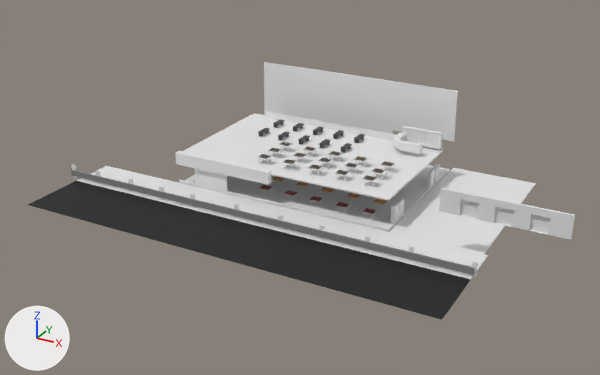
Renders of the Blender file Card shop.blend from each side of a commit.
Before and after are seen from a 50 mm lens placed at (78.6, -183.0, 90.4), pointed at (-17.4, -8.4, 3.1). Every picture has the same lights, and +X, +Y and +Z are marked at lower left.
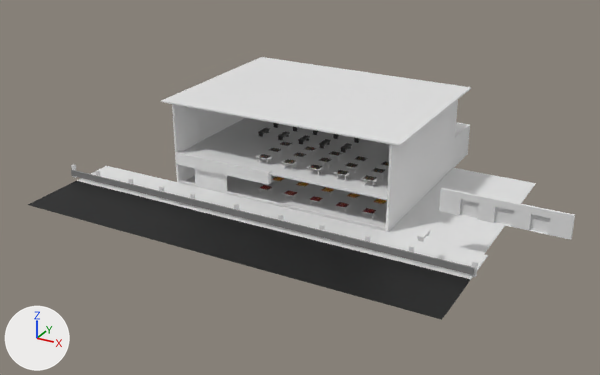
Edits to the bpy script that builds the scene:
```text
Add mat_material_003:
    mat_material_003 = principled_material('Material.003')
    mat_material_003.base_color = (0.8, 0.8, 0.8)  # white #e7e7e7
Add me_cube_059:
    me_cube_059.from_pydata(...)  # a box spanning x 0.5..1.0, y -20.0..21.8, z -1.0..5.9
    me_cube_059.materials.append(mat_material_003)  # white #e7e7e7
Change ob_wallright:
    remove ob_wallright.hide_set(True)
Change ob_wallleft:
    remove ob_wallleft.hide_set(True)
Change ob_upper:
    remove ob_upper.hide_set(True)
Add ob_cube_045:
    ob_cube_045 = bpy.data.objects.new('Cube.045', me_cube_059)
    ob_cube_045.location = (11.2, 37.4, 0.9)
    ob_cube_045.rotation_euler = (0.0, 0.0, -3.142)  # degrees (0, 0, -180)
    ob_cube_045.scale = (1.04, 0.345, 1.36)
Add ob_cube_042:
    ob_cube_042 = bpy.data.objects.new('Cube.042', me_cube_059.copy())
    ob_cube_042.location = (1.2, 44.8, 1.0)
    ob_cube_042.rotation_euler = (0.0, 0.0, -1.571)  # degrees (0, 0, -90)
    ob_cube_042.scale = (1.04, 0.437, 1.36)
```

Boxes (x1, y1, x2, y2) around the edits, measured in the pictures (600 x 375 px):
'upper', shown: after (161, 57, 471, 146)
'wallright', shown: after (386, 100, 458, 232)
'wallleft', shown: after (172, 104, 245, 183)
'Cube.045', added: after (453, 125, 469, 168)
'Cube.042', added: after (455, 122, 470, 155)
'back', unchanged, covered by the edit: before (264, 62, 395, 134)
'back.001', unchanged, covered by the edit: before (392, 82, 458, 142)
